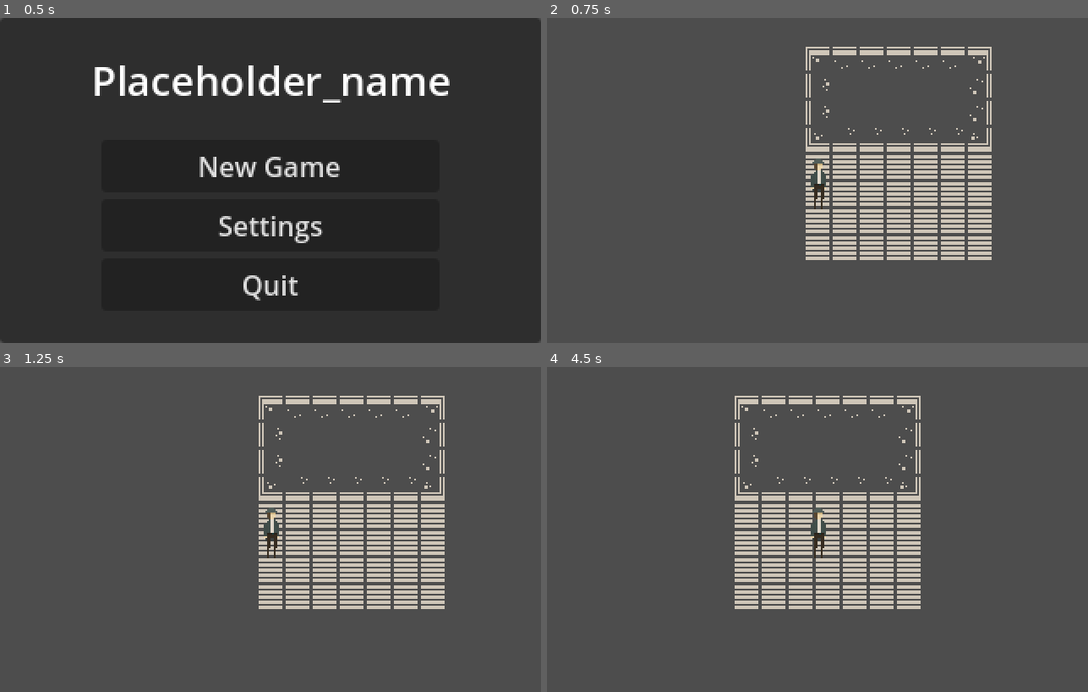
Above: before the commit, frames 1-4 (two rows, left to right).
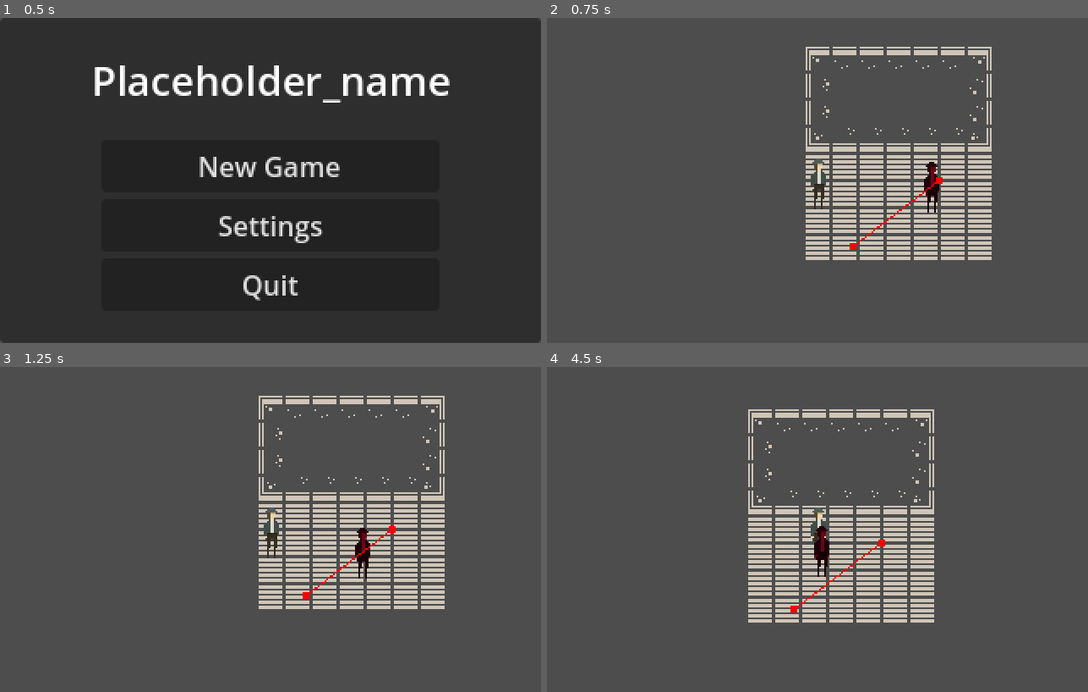
Above: after the commit, the same moments.

Repository: xleepy/ldjam57
Game: Godot game, scene res://scenes/main.tscn
Same seed, same stepped clock (60 frames per second), same inputs: the game is played once before the commit and once after it.
Inputs:
- Up to frame 1 (0.5 s): no input
- Up to frame 2 (0.75 s): click "New Game" at 0.5 s
- Up to frame 3 (1.25 s): no input
- Up to frame 4 (4.5 s): tap Enter at 1.25 s; hold D (move_right) 1.28-2.03 s; hold S (move_down) 2.03-2.78 s; hold D (move_right) 2.78-3.53 s; hold W (move_up) 3.53-4.28 s; hold A (move_left) from 4.28 s (still down)

Frame 1 is identical in both runs. In frame 2, 0.4% of the frame differs, in the area x 55-74%, y 44-72%; in frame 3, 0.4%; in frame 4, 12%, in the area x 34-72%, y 8-79%.

Commit message:
Enemy path finding kind of

Diff:
--- a/scenes/level1.tscn
+++ b/scenes/level1.tscn
@@ -1,9 +1,10 @@
-[gd_scene load_steps=14 format=4 uid="uid://e0m4wnojf64o"]
+[gd_scene load_steps=18 format=4 uid="uid://e0m4wnojf64o"]
 
 [ext_resource type="Texture2D" uid="uid://dpxbhchelvfnn" path="res://assets/Spritesheet.png" id="1_wwpf4"]
 [ext_resource type="Script" uid="uid://dtth37rc2wtgu" path="res://scripts/player.gd" id="2_m7ahb"]
 [ext_resource type="Script" uid="uid://bc2q6rfb0e4df" path="res://scripts/level_ui.gd" id="3_dwgg1"]
 [ext_resource type="Texture2D" uid="uid://d3xjpwswgkqpo" path="res://assets/Detective.png" id="3_ru4tf"]
+[ext_resource type="Script" uid="uid://bwqhmikm7fmgk" path="res://scripts/enemy.gd" id="4_6sh32"]
 [ext_resource type="PackedScene" uid="uid://cohuot7eqkgvi" path="res://scenes/ui/settings.tscn" id="4_dwgg1"]
 
 [sub_resource type="TileSetAtlasSource" id="TileSetAtlasSource_dwgg1"]
@@ -2146,11 +2147,22 @@
 [sub_resource type="RectangleShape2D" id="RectangleShape2D_6sh32"]
 size = Vector2(15, 30.5)
 
+[sub_resource type="RectangleShape2D" id="RectangleShape2D_ejswk"]
+size = Vector2(15, 8)
+
+[sub_resource type="RectangleShape2D" id="RectangleShape2D_bbk5w"]
+size = Vector2(15, 22)
+
 [sub_resource type="LabelSettings" id="LabelSettings_6sh32"]
 font_size = 24
 
 [sub_resource type="StyleBoxFlat" id="StyleBoxFlat_ejswk"]
 draw_center = false
+
+[sub_resource type="NavigationPolygon" id="NavigationPolygon_bbk5w"]
+vertices = PackedVector2Array(131, 70.8125, 131, 119.938, -23.8516, 119.047, -23.1406, 70, 86.8125, 70)
+polygons = Array[PackedInt32Array]([PackedInt32Array(0, 1, 2, 3, 4)])
+outlines = Array[PackedVector2Array]([PackedVector2Array(-6, 60, 87, 60, 141, 61, 141, 130, -34, 129, -33, 60)])
 
 [node name="Level1" type="Node2D"]
 
@@ -2183,6 +2195,28 @@
 [node name="body_collision" type="CollisionShape2D" parent="Player/BodyArea"]
 position = Vector2(1, -8.25)
 shape = SubResource("RectangleShape2D_6sh32")
+
+[node name="Enemy" type="CharacterBody2D" parent="."]
+modulate = Color(0.470191, 0.0159284, 0.132899, 1)
+position = Vector2(80, 80)
+script = ExtResource("4_6sh32")
+
+[node name="Sprite2D" type="Sprite2D" parent="Enemy"]
+texture = ExtResource("3_ru4tf")
+
+[node name="CollisionShape2D" type="CollisionShape2D" parent="Enemy"]
+position = Vector2(-0.5, 12)
+shape = SubResource("RectangleShape2D_ejswk")
+
+[node name="NavigationAgent2D" type="NavigationAgent2D" parent="Enemy"]
+avoidance_enabled = true
+debug_enabled = true
+
+[node name="Area2D" type="Area2D" parent="Enemy"]
+
+[node name="CollisionShape2D" type="CollisionShape2D" parent="Enemy/Area2D"]
+position = Vector2(-0.5, -3)
+shape = SubResource("RectangleShape2D_bbk5w")
 
 [node name="UI" type="CanvasLayer" parent="."]
 script = ExtResource("3_dwgg1")
@@ -2235,6 +2269,12 @@
 
 [node name="Settings" parent="UI" instance=ExtResource("4_dwgg1")]
 
+[node name="NavigationRegion2D" type="NavigationRegion2D" parent="."]
+navigation_polygon = SubResource("NavigationPolygon_bbk5w")
+
 [connection signal="body_entered" from="Player/BodyArea" to="Player" method="_on_body_area_body_entered"]
+[connection signal="navigation_finished" from="Enemy/NavigationAgent2D" to="Enemy" method="_on_navigation_agent_2d_navigation_finished"]
+[connection signal="velocity_computed" from="Enemy/NavigationAgent2D" to="Enemy" method="_on_navigation_agent_2d_velocity_computed"]
+[connection signal="body_entered" from="Enemy/Area2D" to="Enemy" method="_on_area_2d_body_entered"]
 [connection signal="pressed" from="UI/Menu/VBoxContainer/SettingsBtn" to="UI" method="_on_settings_btn_pressed"]
 [connection signal="pressed" from="UI/Menu/VBoxContainer/BackToMenu" to="UI" method="_on_back_to_menu_pressed"]
--- /dev/null
+++ b/scripts/enemy.gd
@@ -0,0 +1,60 @@
+extends CharacterBody2D
+
+var movement_speed: float = Global.tile_size * 2
+var detection_range: float = Global.tile_size * 2  # Range to detect player 16 * 2
+@onready var player_node: CharacterBody2D = $"../Player"
+
+@onready var navigation_agent: NavigationAgent2D = $NavigationAgent2D
+
+func _ready():
+	# These values need to be adjusted for the actor's speed
+	# and the navigation layout.
+	navigation_agent.path_desired_distance = 2.0
+	navigation_agent.target_desired_distance = 2.0
+	# keep agent on same place for now
+	actor_setup.call_deferred()
+	var viewport_rect = get_viewport_rect().size
+	var randX = randf_range(0, viewport_rect.x)
+	var randY = randf_range(0, viewport_rect.y)
+	make_path(Vector2(randX, randY))
+
+func actor_setup():
+	# Wait for the first physics frame so the NavigationServer can sync.
+	await get_tree().physics_frame
+
+func _physics_process(delta):
+	# Calculate distance to player
+	var distance_to_player = global_position.distance_to(player_node.global_position)
+	var next_position: Vector2
+	if distance_to_player <= detection_range:
+		# Player is within detection range, follow them
+		next_position = player_node.global_position
+	else:
+		next_position = navigation_agent.get_next_path_position()
+		# Player is out of range, go back to original position
+	print('new position', next_position)
+	velocity = position.direction_to(next_position) * movement_speed
+	move_and_slide()
+
+func set_movement_target(movement_target: Vector2):
+	navigation_agent.target_position = movement_target
+
+
+func _on_area_2d_body_entered(body: Node2D) -> void:
+	pass # Replace with function body.
+
+
+func _on_navigation_agent_2d_velocity_computed(safe_velocity: Vector2) -> void:
+	velocity = velocity.move_toward(safe_velocity, 100)
+	move_and_slide()
+
+func make_path(position: Vector2):
+	navigation_agent.target_position = position
+
+
+
+func _on_navigation_agent_2d_navigation_finished() -> void:
+	var viewport_rect = get_viewport_rect().size
+	var randX = randf_range(0, viewport_rect.x)
+	var randY = randf_range(0, viewport_rect.y)
+	make_path(Vector2(randX, randY)) # Replace with function body.
--- a/scripts/player.gd
+++ b/scripts/player.gd
@@ -39,6 +39,7 @@
 	)
 	var result = space_state.intersect_ray(query)
 	if result and result.collider.is_in_group("Wall"):
+		print('here', result)
 		# Calculate the normal of the wall
 		var wall_normal = result.normal
 		# Project the velocity onto the wall's surface to allow sliding
Not shown, added: scripts/enemy.gd.uid
